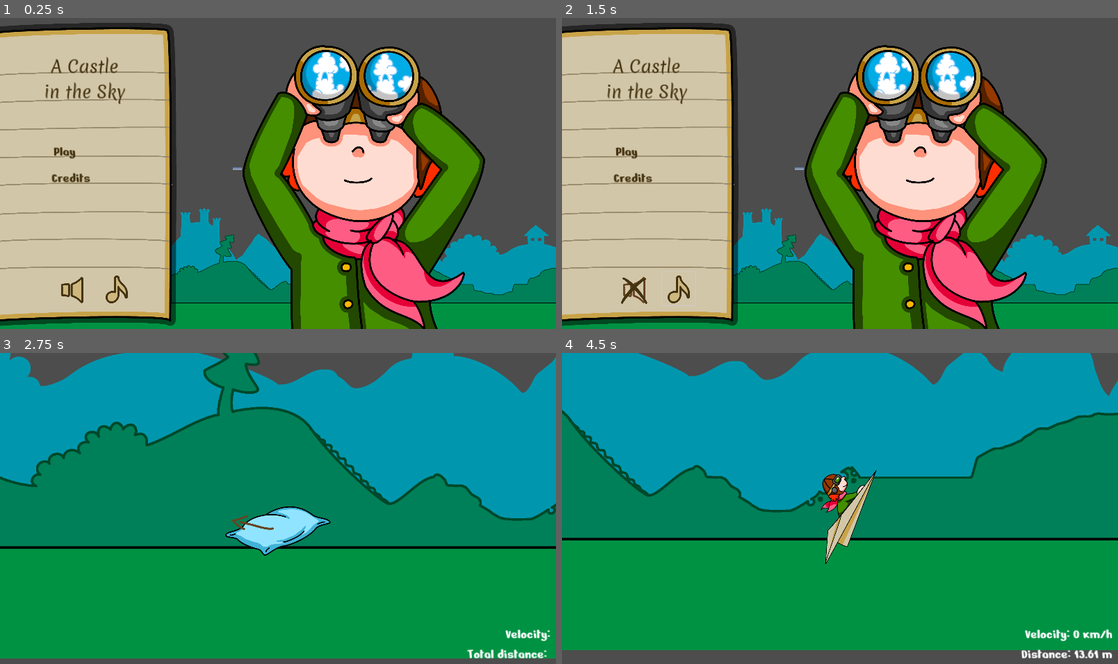
Above: before the commit, frames 1-4 (two rows, left to right).
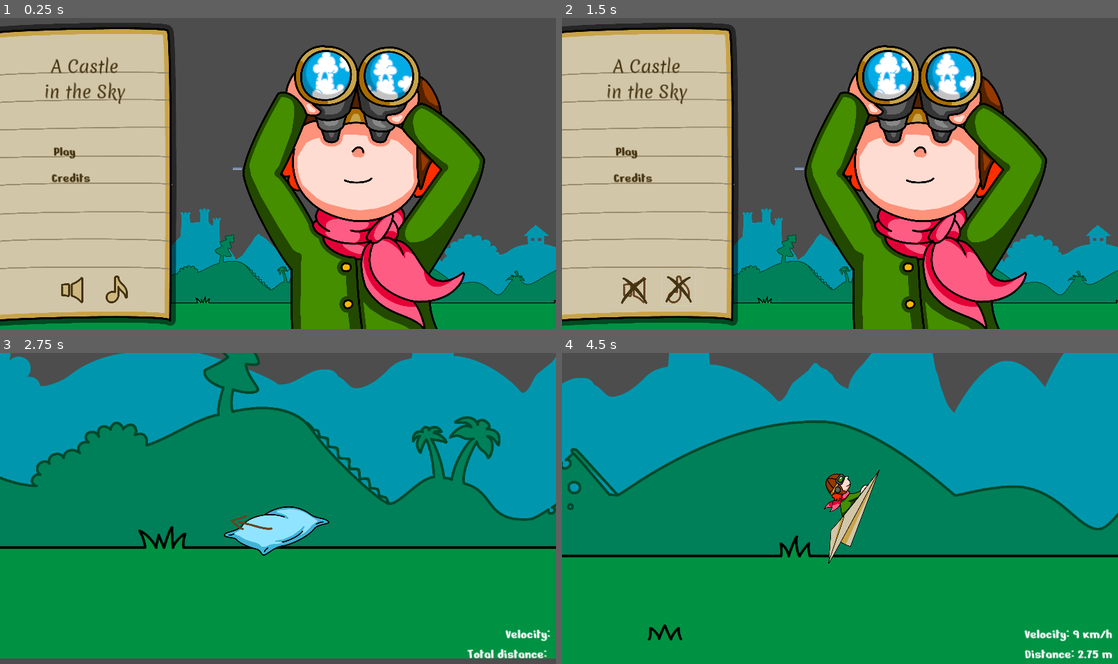
Above: after the commit, the same moments.

Repository: Cookie-CHR/FediJam1-A-castle-In-the-Sky
Game: Godot game, scene res://scenes/menu.tscn
Same seed, same stepped clock (60 frames per second), same inputs: the game is played once before the commit and once after it. A sky picture missing from this copy of the repository is replaced by a grey-blue gradient.
Inputs (mouse positions are in pixels of both pictures, inside the frame that each line leads up to):
- Up to frame 1 (0.25 s): no input
- Up to frame 2 (1.5 s): click (634, 291) at 0.5 s; click (678, 288) at 1.25 s
- Up to frame 3 (2.75 s): click "Play" at 2 s
- Up to frame 4 (4.5 s): tap Enter at 2.75 s; move the mouse to (962, 492) at 2.77 s; click (962, 492) at 2.85 s; move the mouse to (728, 524) at 3.52 s; click (728, 524) at 3.6 s; move the mouse to (895, 440) at 4.27 s; click (895, 440) at 4.35 s

The runs differ from the first frame. In frame 1, 0.4% of the frame differs, in the area x 35-100%, y 79-92%; in frame 2, 0.6%; in frame 3, 2.8%; in frame 4, 30%, in the area x 0-100%, y 0-100%.
Error before the commit: Invalid call. Nonexistent function 'music_mute_unmute' in base 'Node (sound_manager.gd)'. (res://Music/mute_button.gd:13)

Commit message:
⚙️ More sounds, and some balancing

Diff:
--- a/Components/Banner.gd
+++ b/Components/Banner.gd
@@ -3,6 +3,7 @@
 
 # Called when the node enters the scene tree for the first time.
 func _ready():
+	SoundManager.audio_play("tada");
 	$To_shop.pressed.connect(LevelManager._go_to_shop)
 	z_index = 1000
 
@@ -15,4 +16,4 @@
 	General.money += max(0, calc_money(distance, time))
 
 func calc_money(distance, time):
-	return floor(distance*time/50)
+	return floor(distance*time/10)
--- a/Components/Launch_bg.tscn
+++ b/Components/Launch_bg.tscn
@@ -21,3 +21,10 @@
 z_index = 1
 texture = ExtResource("2_2hrcu")
 offset = Vector2(0, 750)
+
+[node name="Ceiling" type="StaticBody2D" parent="."]
+position = Vector2(0, 2000)
+
+[node name="CollisionShape2D2" type="CollisionShape2D" parent="Ceiling"]
+position = Vector2(0, -3801.5)
+shape = SubResource("RectangleShape2D_vkm1u")
--- a/Components/dictionary.gd
+++ b/Components/dictionary.gd
@@ -1,6 +1,6 @@
 extends Node
 
-var money = 0
+var money = 100
 var launcher_lvl = 0
 var plane_lvl = 0
 var luck_lvl = 0
--- a/Components/item.gd
+++ b/Components/item.gd
@@ -11,22 +11,26 @@
 func _ready():
 	$Image.texture = load("res://Images/items/"+type+"_"+str(level)+".png")
 	$Label.text = str(price)
+	init()
 
+func init():
 	if General.money < price or \
 		(type == "launcher" and General.launcher_lvl >= level) or \
 		(type == "plane" and General.plane_lvl >= level) or \
 		(type == "luck" and General.luck_lvl >= level):
 		$Button.disabled = true
-		if(General.money < price):
+
+		if (type == "launcher" and General.launcher_lvl >= level) or \
+		(type == "plane" and General.plane_lvl >= level) or \
+		(type == "luck" and General.luck_lvl >= level):
+			$Button.add_theme_font_size_override("font_size", 50)
+			$Button.text = "Bought!"
+		else:
 			$Button.add_theme_font_size_override("font_size", 35)
 			$Button.text = "Can't afford"
-		else:
-			$Button.add_theme_font_size_override("font_size", 50)
-			$Button.text = "Bought!"
 		$Background.texture = bg_disabled
 
 func buy():
-	print("buy")
 	General.money -= price
 	if type == "launcher" : General.launcher_lvl = level
 	if type == "plane" : General.plane_lvl = level
--- a/Components/update_labels.gd
+++ b/Components/update_labels.gd
@@ -21,7 +21,7 @@
 func update_labels(velocity, distance):
 	if ! banner_here:
 		total_distance = distance
-		$Distance.text = "Distance: %.2f m" %(distance/100)
+		$Distance.text = "Distance: %.2f m" %(distance/1000)
 		var speed = sqrt(velocity.x*velocity.x + velocity.y*velocity.y)
 		$Velocity.text = "Velocity: %d km/h" %(speed/100)
 
@@ -30,7 +30,7 @@
 		var banner = banner_scn.instantiate()
 		add_child(banner)
 		banner_here = true;
-		banner.adjust_labels(total_distance/100, total_time)
+		banner.adjust_labels(total_distance/1000, total_time)
 
 func update_time():
 	total_time +=1
--- a/Launcher.gd
+++ b/Launcher.gd
@@ -18,4 +18,5 @@
 
 func _input(event):
 	if event is InputEventMouseButton:
+		SoundManager.audio_play("boing");
 		emit_signal("fire")
--- a/Music/sound_manager.gd
+++ b/Music/sound_manager.gd
@@ -14,7 +14,7 @@
 func audio_mute_unmute():
 	audio_mute = not audio_mute
 
-func mute_unmute():
+func music_mute_unmute():
 	if (music_mute):
 		music_mute = false
 		MusicPlayer.play()
--- a/Player_Movement.gd
+++ b/Player_Movement.gd
@@ -16,6 +16,8 @@
 var friction_3 = .1
 
 signal still
+var is_fired = false
+var is_still = false
 
 func _ready():
 	$Plane.texture = p1
@@ -36,8 +38,12 @@
 	var collision_info = move_and_collide(velocity * delta)
 	if collision_info:
 		var collider = collision_info.get_collider().name
-		if(collider == "Floor"):
-			velocity = velocity.bounce(collision_info.get_normal())*0.7
+		if(collider == "Floor" and is_fired and !is_still):
+			SoundManager.audio_play("thump");
+			velocity = velocity.bounce(collision_info.get_normal())*0.8
+		if(collider == "Ceiling"):
+			SoundManager.audio_play("thump");
+			velocity = velocity.bounce(collision_info.get_normal())*0.1
 
 
 	if(velocity.x<20) and (velocity.y<20) and position.y>1850:
@@ -79,8 +85,10 @@
 func _is_still():
 	velocity = Vector2(0,0)
 	still.emit()
+	is_still = true
 
 
 
 func animate_sprite():
 	$Player.texture = player2 if $Player.texture == player1 else player1
+	is_fired = true
--- a/scenes/credits.tscn
+++ b/scenes/credits.tscn
@@ -68,7 +68,7 @@
 
 Sounds by freesound.org:
 - Cha_Ching.mp3 by Lucish_
-"
+- Grass step.mp3 by Hawkeye_Sprout"
 label_settings = ExtResource("4_d8q8i")
 autowrap_mode = 2
 
--- a/scenes/main.tscn
+++ b/scenes/main.tscn
@@ -14,10 +14,10 @@
 var max_x = 0 + bg_step
 var bg_scn = preload(\"res://Components/Launch_bg.tscn\")
 
-var power_0 = 3000
-var power_1 = 6000
-var power_2 = 9000
-var power_3 = 12000
+var power_0 = 2500
+var power_1 = 5000
+var power_2 = 7500
+var power_3 = 10000
 var moving = false
 
 var player_scn = preload(\"res://Components/player.tscn\")
@@ -38,6 +38,7 @@
 		$Camera2D.timer_start()
 
 		$Sky.position.x = player.position.x
+		$Sky.position.y = player.position.y/2
 
 		var prev_x_1 = $Land_1.position.x;
 		var prev_x_2 = $Land_2.position.x;
@@ -114,7 +115,7 @@
 [node name="bg-0" parent="." instance=ExtResource("2_7y0po")]
 
 [node name="Launcher" parent="." instance=ExtResource("3_vscqn")]
-position = Vector2(6, 1920)
+position = Vector2(0, 1920)
 
 [node name="Camera2D" parent="." instance=ExtResource("4_x8utc")]
 position = Vector2(0, 1824)
--- a/scenes/shop.gd
+++ b/scenes/shop.gd
@@ -11,3 +11,8 @@
 
 func _on_item_bought():
 	$Money.text = str(General.money)
+	for child in get_children():
+		if child.name.find("launcher") != -1 or \
+		child.name.find("plane") != -1 or \
+		child.name.find("luck") != -1:
+			child.init()
--- a/scenes/shop.tscn
+++ b/scenes/shop.tscn
@@ -7,6 +7,7 @@
 [ext_resource type="Theme" uid="uid://em0j4222xbhc" path="res://fonts/button_settings.tres" id="4_cd3f2"]
 [ext_resource type="LabelSettings" uid="uid://blbsu4hsi2tv4" path="res://fonts/text_settings.tres" id="5_xo0c8"]
 [ext_resource type="PackedScene" uid="uid://drsegmd5hy2e" path="res://Components/item.tscn" id="7_tegq7"]
+[ext_resource type="PackedScene" uid="uid://d4lyou7m3mdnn" path="res://Music/mute_button.tscn" id="8_ir31l"]
 
 [node name="Node2D" type="Node2D"]
 script = ExtResource("1_a7wxc")
@@ -63,13 +64,13 @@
 position = Vector2(840, 550)
 type = "launcher"
 level = 2
-price = 100
+price = 75
 
 [node name="launcher3" parent="." instance=ExtResource("7_tegq7")]
 position = Vector2(1060, 550)
 type = "launcher"
 level = 3
-price = 1000
+price = 400
 
 [node name="plane1" parent="." instance=ExtResource("7_tegq7")]
 position = Vector2(620, 850)
@@ -81,13 +82,13 @@
 position = Vector2(840, 850)
 type = "plane"
 level = 2
-price = 200
+price = 150
 
 [node name="plane3" parent="." instance=ExtResource("7_tegq7")]
 position = Vector2(1060, 850)
 type = "plane"
 level = 3
-price = 2000
+price = 750
 
 [node name="luck1" parent="." instance=ExtResource("7_tegq7")]
 position = Vector2(620, 1150)
@@ -99,13 +100,13 @@
 position = Vector2(840, 1150)
 type = "luck"
 level = 2
-price = 500
+price = 250
 
 [node name="luck3" parent="." instance=ExtResource("7_tegq7")]
 position = Vector2(1060, 1150)
 type = "luck"
 level = 3
-price = 5000
+price = 1000
 
 [node name="Label" type="Label" parent="."]
 offset_left = 268.0
@@ -158,6 +159,9 @@
 label_settings = ExtResource("5_xo0c8")
 autowrap_mode = 2
 
+[node name="Mute" parent="." instance=ExtResource("8_ir31l")]
+position = Vector2(1100, 0)
+
 [connection signal="item_bought" from="launcher1" to="." method="_on_item_bought"]
 [connection signal="item_bought" from="launcher2" to="." method="_on_item_bought"]
 [connection signal="item_bought" from="launcher3" to="." method="_on_item_bought"]
Binary file changed: Images/Background/launch_fg.png
Not shown, added: Music/Sounds/boing.mp3.import
Not shown, added: Music/Sounds/storm.mp3.import
Not shown, added: Music/Sounds/tada.mp3.import
Not shown, added: Music/Sounds/thump.mp3.import
Not shown, added: Music/Sounds/wind.mp3.import
Not shown: 1 places in scenes/shop.tscn that only renumber resources
Not shown, changed: Images/Background/launch_fg.xcf
Not shown, added: Music/Sounds/boing.mp3
Not shown, added: Music/Sounds/storm.mp3
Not shown, added: Music/Sounds/tada.mp3
Not shown, added: Music/Sounds/thump.mp3
(and 1 more such lines)
